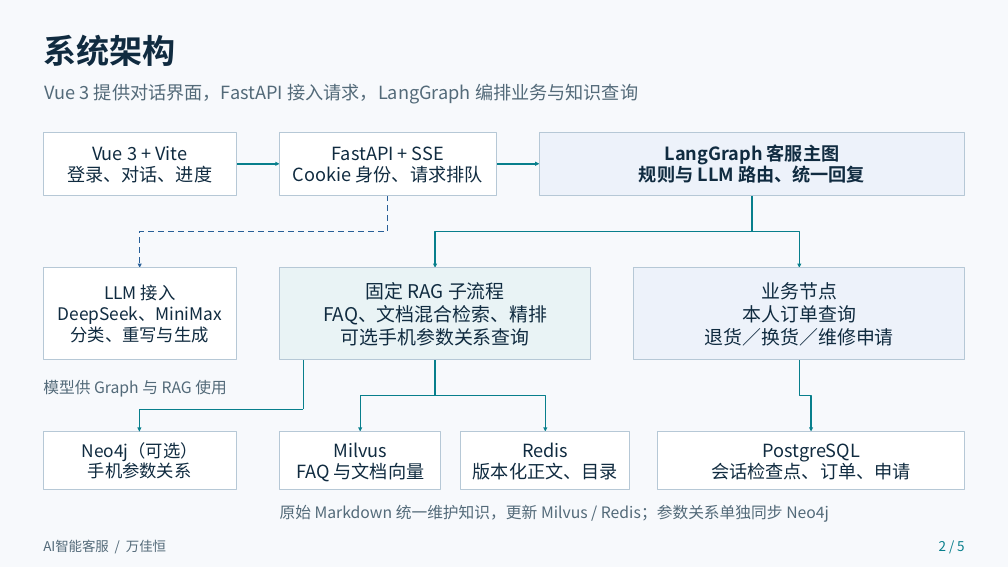
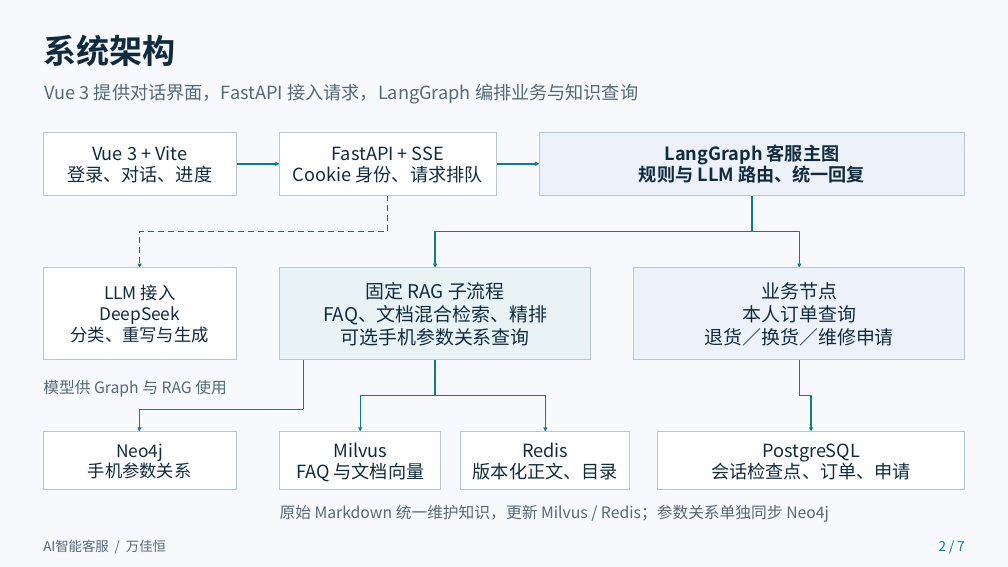
Before and after one commit to jakiewan/-, a slide deck: slide 3 of diagram/AI智能客服-AF06-万佳恒.pptx (slide 2 before the commit). Drawn at 1008x567 pixels with LibreOffice and Linux fonts; fonts in the diff are those of the drawing. Boxes give left, top, right and bottom in pixels: in the first picture for what was removed or moved away, otherwise in the second. Text is boxed around its words. In the diff, an @@ line names an element or a change of style, - is before the commit and + after.

```diff
--- a/diagram/AI智能客服-AF06-万佳恒.pptx
+++ b/diagram/AI智能客服-AF06-万佳恒.pptx
@@ text in rectangle at bbox=[99, 306, 180, 324]: text changed @@
-DeepSeek、MiniMax
+DeepSeek
@@ text in rectangle at bbox=[116, 443, 163, 461]: text changed @@
-Neo4j（可选）
+Neo4j
@@ text at bbox=[939, 541, 964, 551]: text changed @@
-2 / 5
+2 / 7
```
Also in this commit, not shown: 4 other slides changed, 2 slides added, 1 other file.
